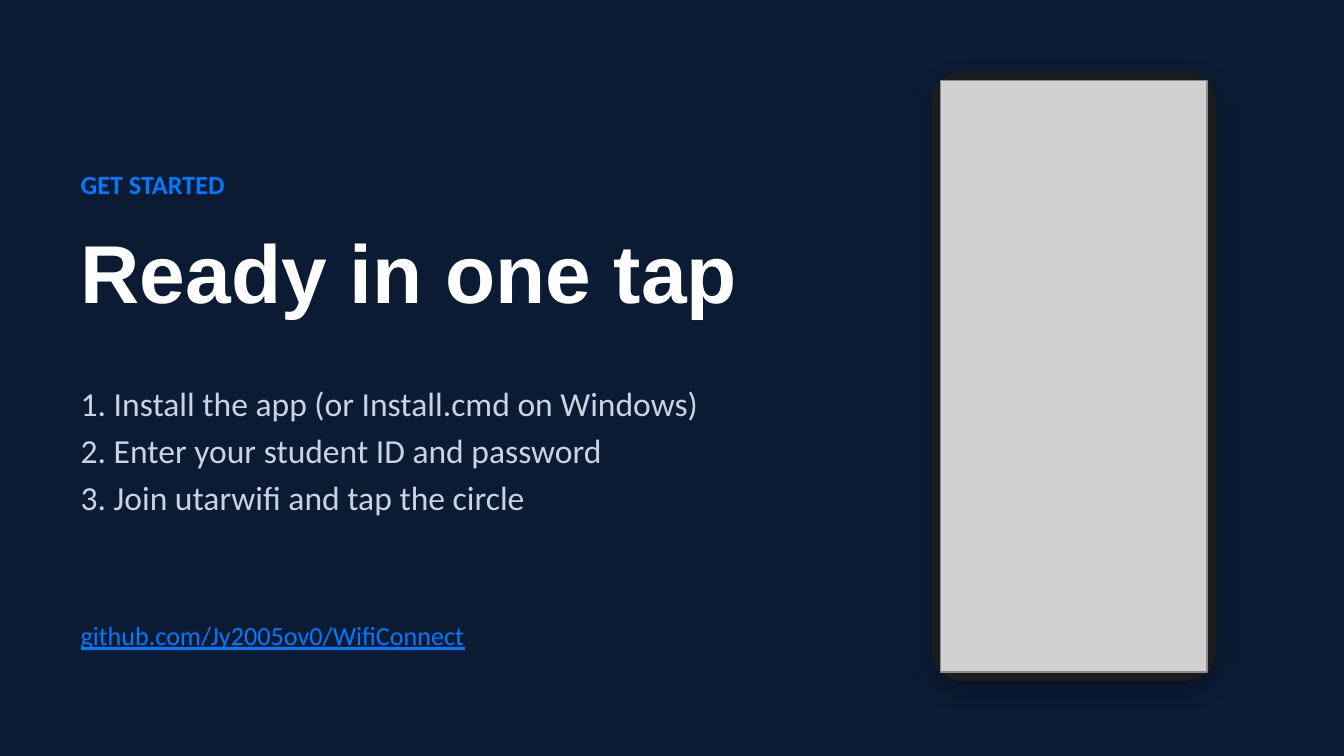
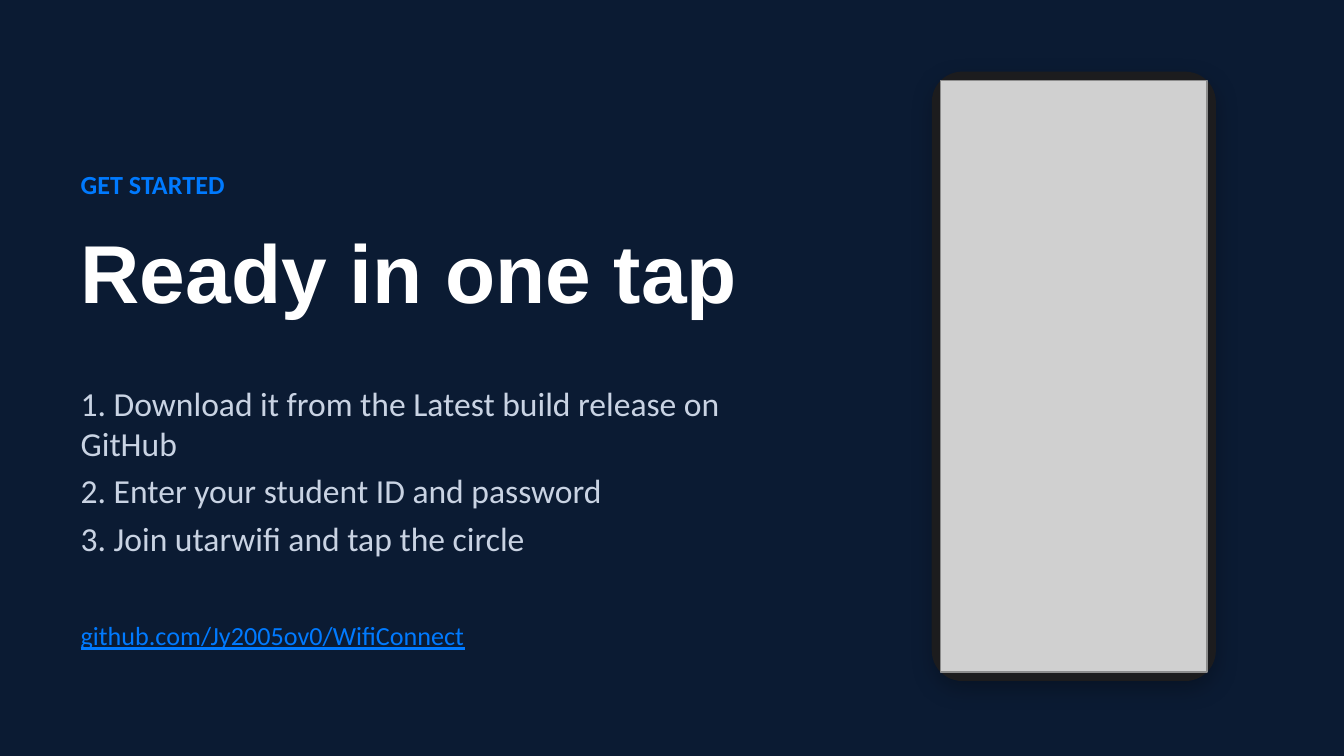
Before and after one commit to Jy2005ov0/WifiConnect, a slide deck: slide 12 of docs/WiFi-Connect-Introduction.pptx. Drawn at 1344x756 pixels with LibreOffice and Linux fonts; fonts in the diff are those of the drawing; grey boxes stand for pictures. Boxes give left, top, right and bottom in pixels: in the first picture for what was removed or moved away, otherwise in the second. Text is boxed around its words. In the diff, an @@ line names an element or a change of style, - is before the commit and + after.

```diff
--- a/docs/WiFi-Connect-Introduction.pptx
+++ b/docs/WiFi-Connect-Introduction.pptx
@@ text at (81, 392, 719, 457): text changed @@
-1. Install the app (or Install.cmd on Windows)
+1. Download it from the Latest build release on GitHub
```
Also in this commit, not shown: 1 other slide changed.
